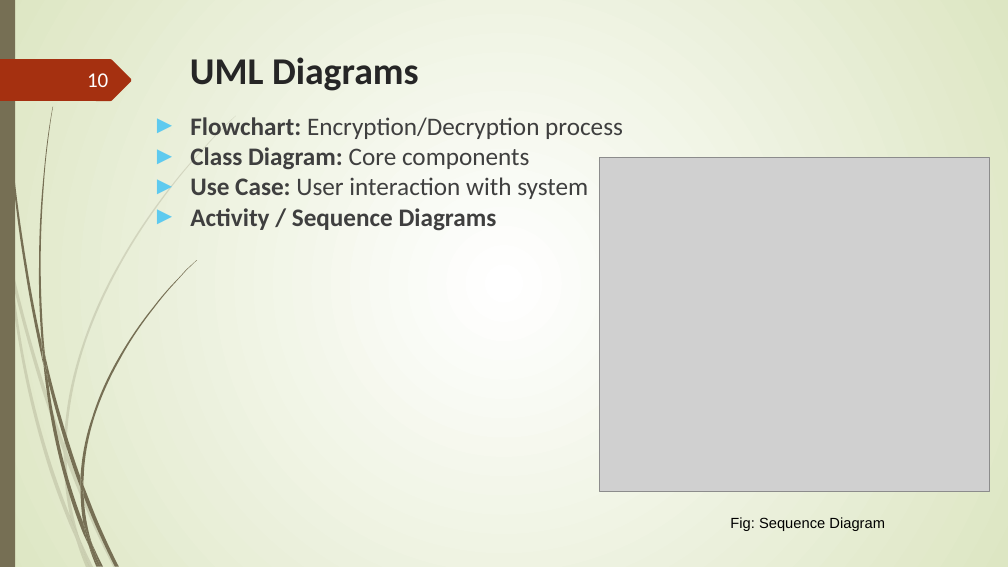
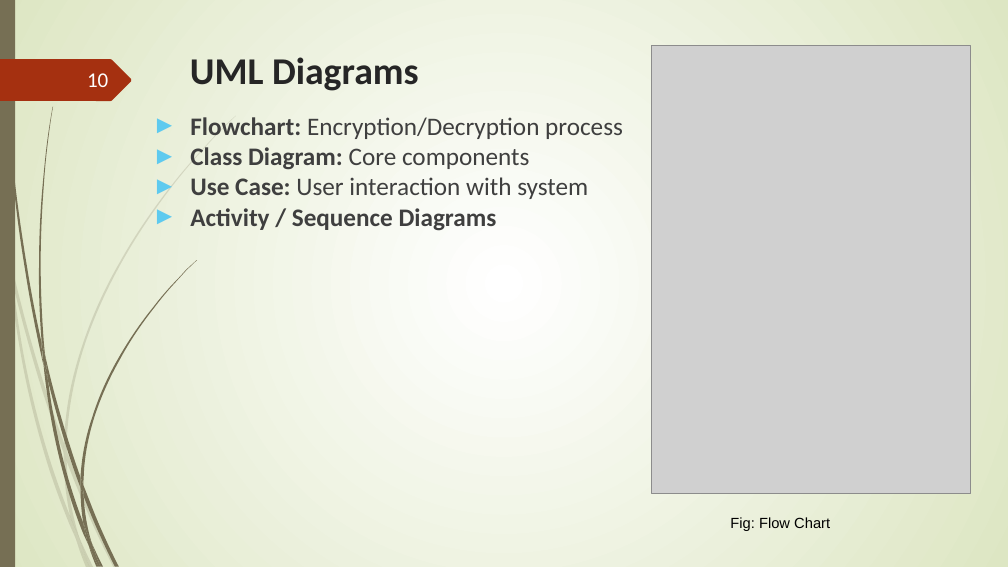
Before and after one commit to salimshre/Encryptor, a slide deck: slide 10 of Documentation/final -File Encryptor In C++.pptx. Drawn at 1008x567 pixels with LibreOffice and Linux fonts; fonts in the diff are those of the drawing; grey boxes stand for pictures. Boxes give left, top, right and bottom in pixels: in the first picture for what was removed or moved away, otherwise in the second. Text is boxed around its words. In the diff, an @@ line names an element or a change of style, - is before the commit and + after.

```diff
--- a/Documentation/final -File Encryptor In C++.pptx
+++ b/Documentation/final -File Encryptor In C++.pptx
@@ picture: place and size @@
-picture at [600, 157, 990, 492]
+picture at [652, 45, 971, 494]
@@ text at [730, 517, 830, 531]: text changed @@
-Fig: Sequence Diagram
+Fig: Flow Chart
```
Also in this commit, not shown: 6 other files.
